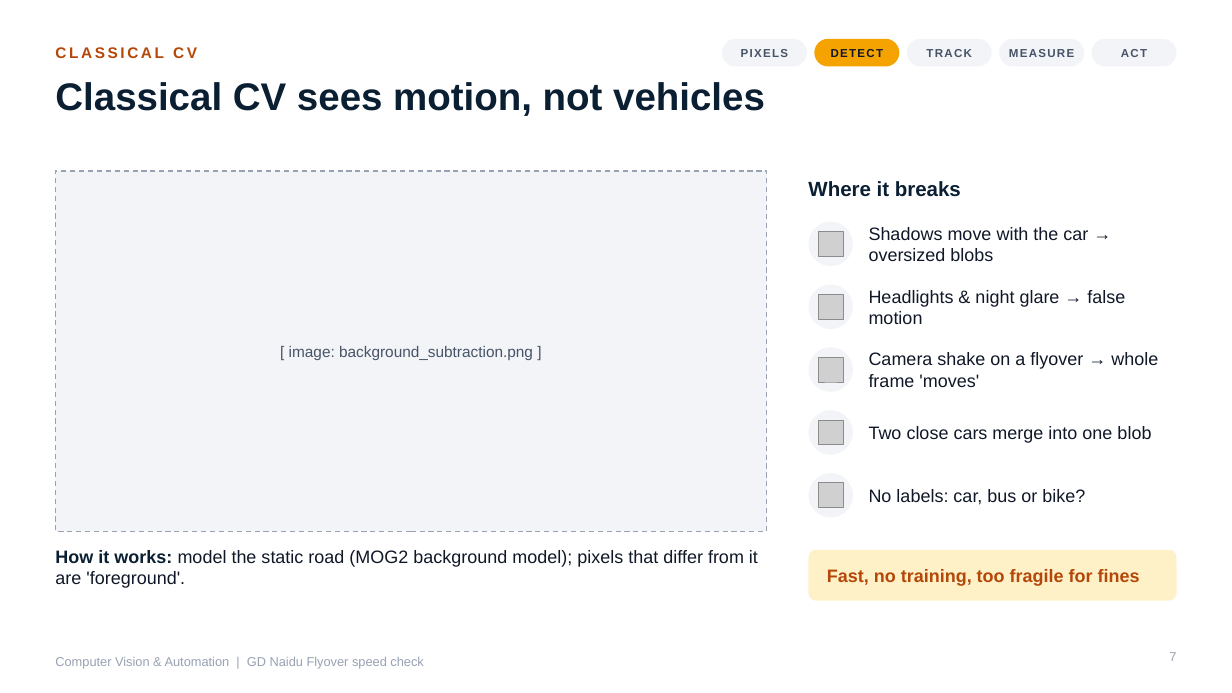
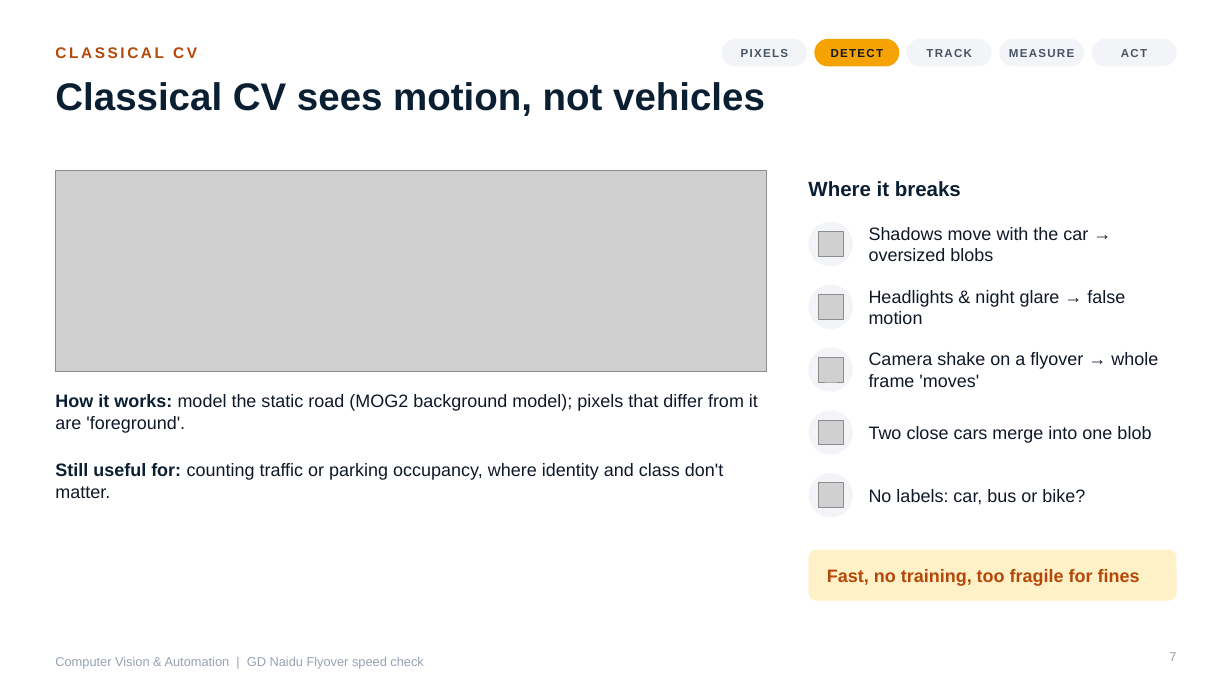
Before and after one commit to Prem-Dharshan/20XW97, a slide deck: slide 7 of cv-automation-ppt/CV_and_Automation.pptx. Drawn at 1232x693 pixels with LibreOffice and Linux fonts; fonts in the diff are those of the drawing; grey boxes stand for pictures. Boxes give left, top, right and bottom in pixels: in the first picture for what was removed or moved away, otherwise in the second. Text is boxed around its words. In the diff, an @@ line names an element or a change of style, - is before the commit and + after.

```diff
--- a/cv-automation-ppt/CV_and_Automation.pptx
+++ b/cv-automation-ppt/CV_and_Automation.pptx
@@ rectangle removed at bbox=[55, 171, 767, 531] @@
@@ picture added at bbox=[55, 171, 767, 372] @@
@@ text removed at bbox=[289, 346, 533, 360] @@
-[ image: background_subtraction.png ]
@@ text "How it works: model the ...": place and size @@
-text "How it works: model the ..." at bbox=[55, 550, 758, 588]
+text "How it works: model the ..." at bbox=[55, 394, 758, 433]
@@ text added at bbox=[55, 463, 723, 498], 14 pt, text #101828 @@
+Still useful for: counting traffic or parking occupancy, where identity and class don't matter.
```
Also in this commit, not shown: 10 other slides changed, 37 other files.
